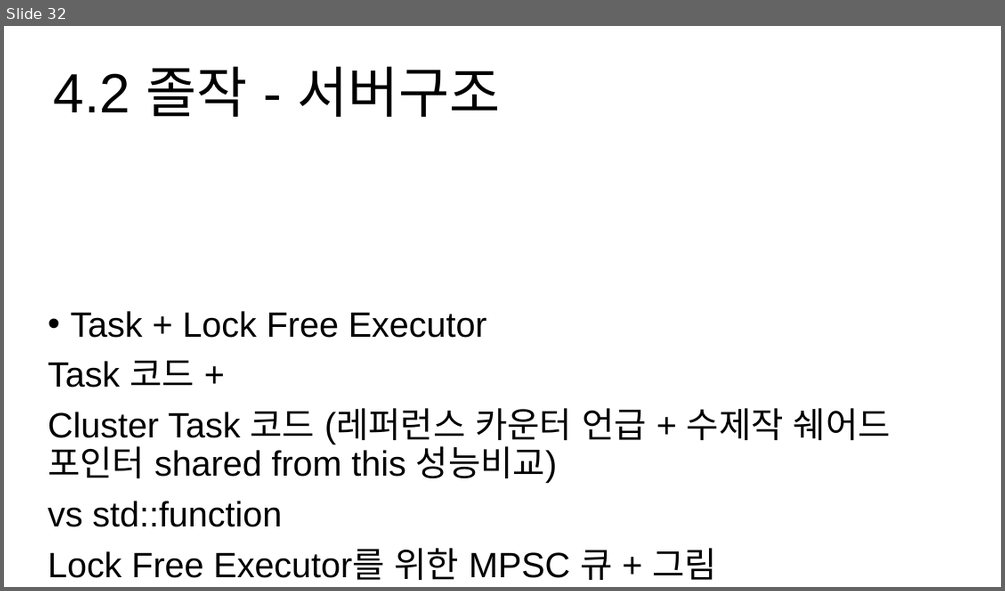
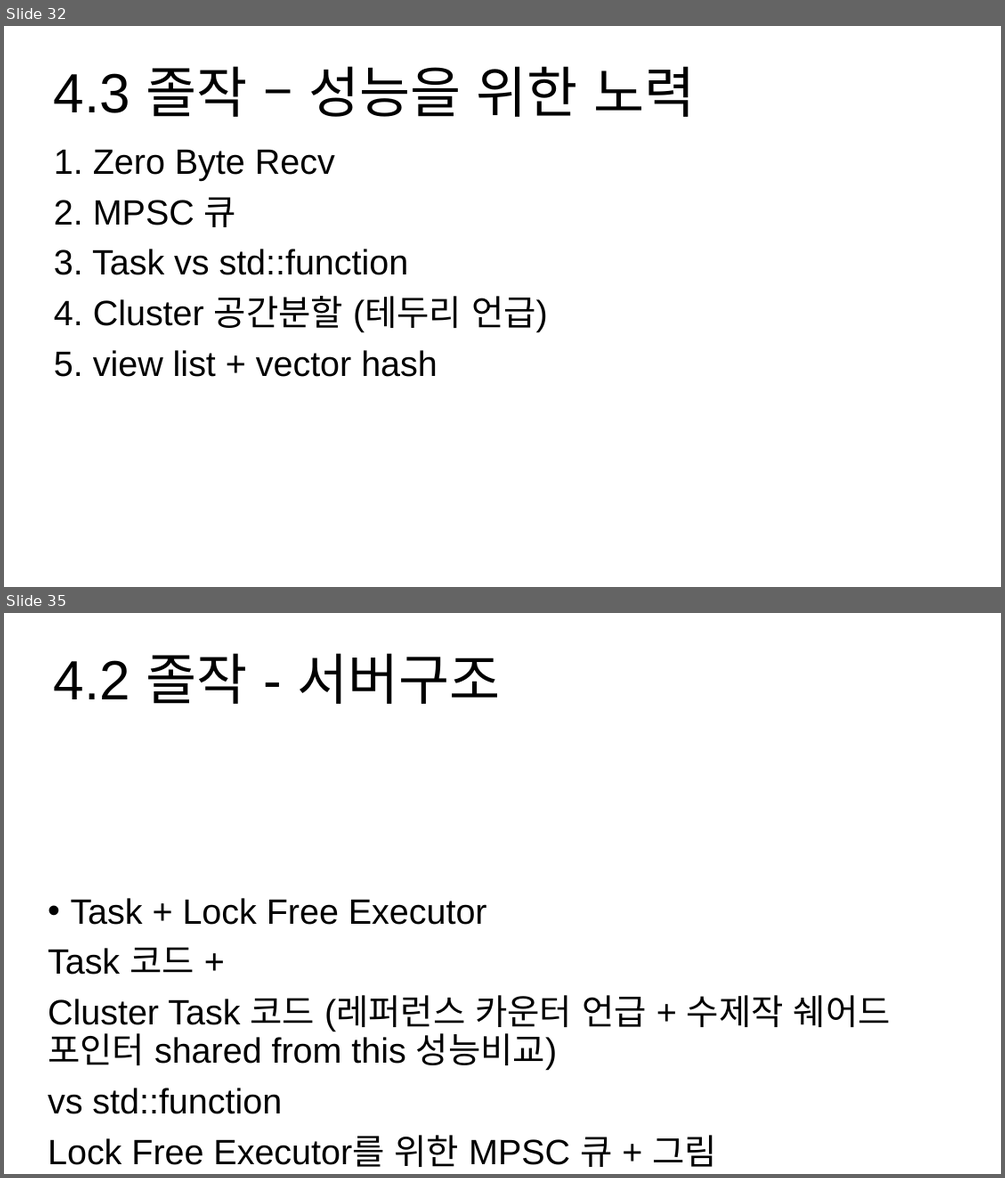
Before and after one commit to hypernagox/FYP_Evergreen, a slide deck: 포트폴리오/서버_최재혁/포트폴리오.pptx. Shown one above the other, each under a label of ours: slide 32 before the commit, slides 32 and 35 after it; the slides between them are not shown. The pictures are 1005x591 and 1005x1178 pixels, drawn with LibreOffice and Linux fonts; fonts in the diff are those of the drawing. Boxes give left, top, right and bottom in pixels: in the first picture for what was removed or moved away, otherwise in the second. Text is boxed around its words. In the diff, an @@ line names an element or a change of style, - is before the commit and + after.

```diff
--- a/포트폴리오/서버_최재혁/포트폴리오.pptx
+++ b/포트폴리오/서버_최재혁/포트폴리오.pptx
@@ slide 32 added at box(4, 26, 1001, 587), background #FFFFFF @@
@@ title added at box(54, 66, 695, 117), 44 pt, text #000000 @@
+4.3 졸작 – 성능을 위한 노력
@@ text added at box(54, 149, 548, 377), 28 pt, text #000000 @@
+1. Zero Byte Recv
+2. MPSC 큐
+3. Task vs std::function
+4. Cluster 공간분할 (테두리 언급)
+5. view list + vector hash
@@ what was slide 32 is now slide 35 @@
```
Also in this commit, not shown: 6 slides changed, 2 other slides added.
